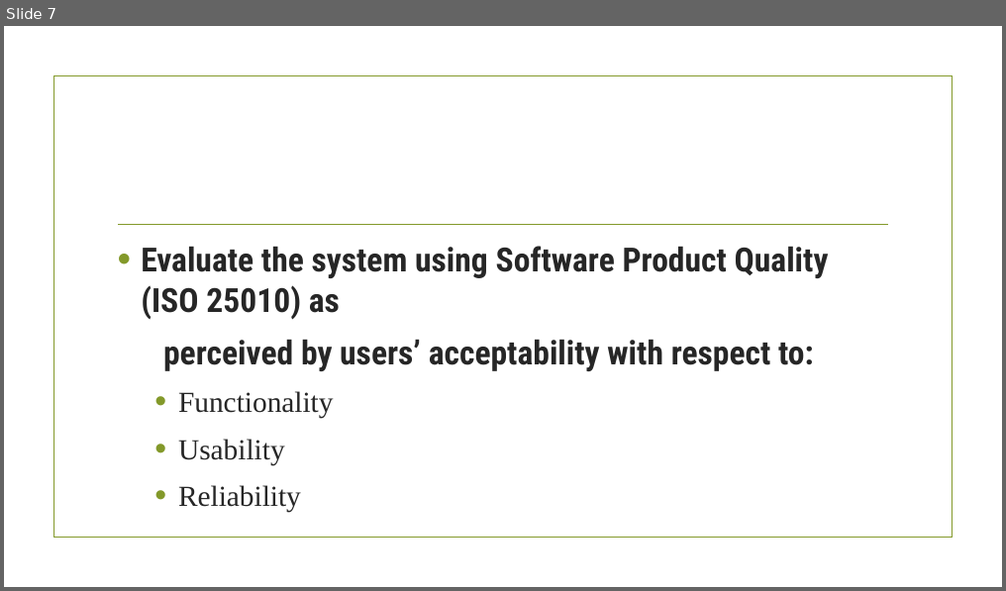
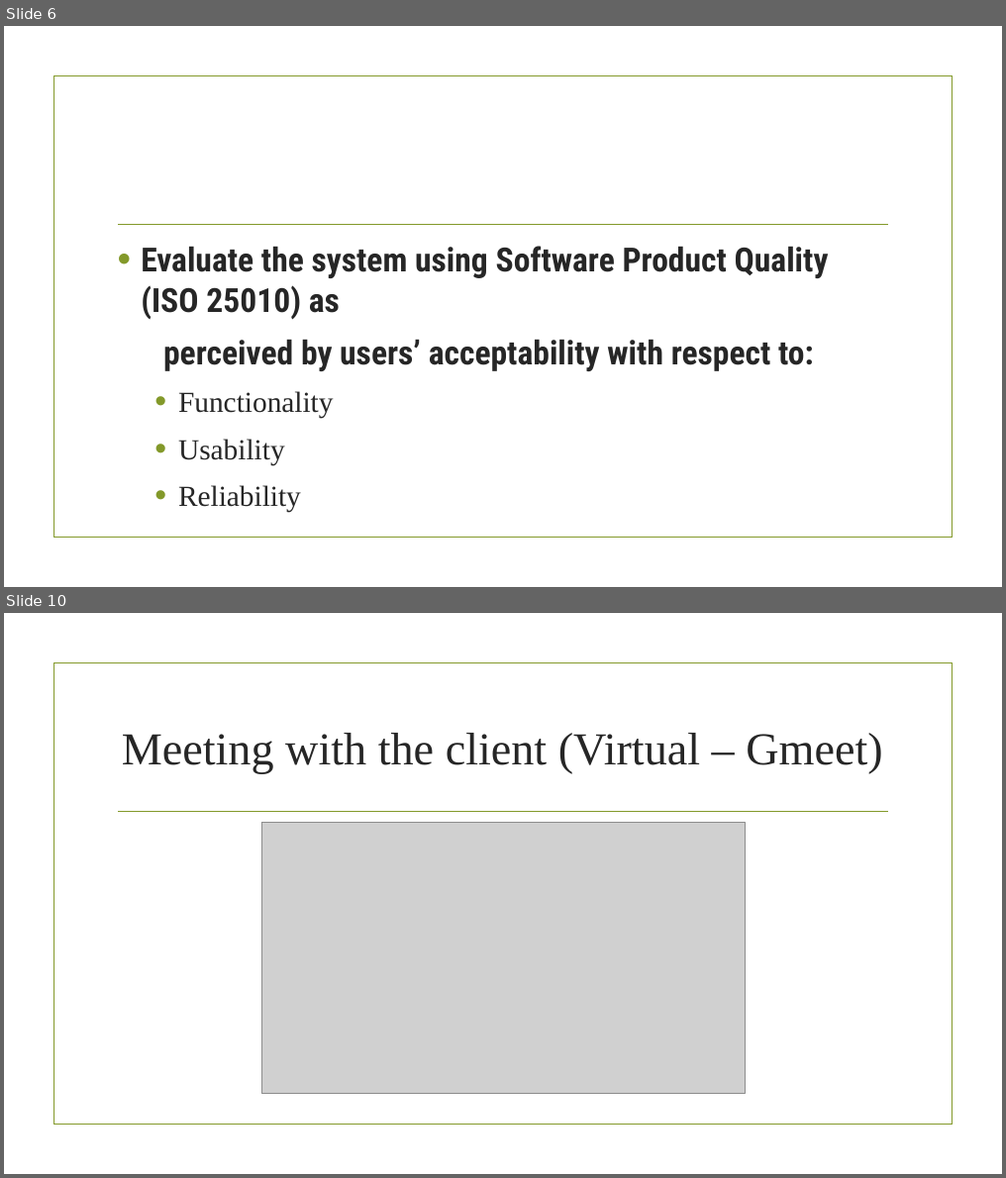
Before and after one commit to taongnyebe/BSCS-3-Profiling-System, a slide deck: Documentations/kath/Presentation-of-chapter-1.pptx. Shown one above the other, each under a label of ours: slide 7 before the commit, slides 6 and 10 after it; the slides between them are not shown. The pictures are 1006x591 and 1006x1178 pixels, drawn with LibreOffice and Linux fonts; fonts in the diff are those of the drawing; grey boxes stand for pictures; background and template pictures are left out. Boxes give left, top, right and bottom in pixels: in the first picture for what was removed or moved away, otherwise in the second. Text is boxed around its words. In the diff, an @@ line names an element or a change of style, - is before the commit and + after.

```diff
--- a/Documentations/kath/Presentation-of-chapter-1.pptx
+++ b/Documentations/kath/Presentation-of-chapter-1.pptx
@@ slide 10 added at (x1=4, y1=613, x2=1002, y2=1174), background picture (left out); not listed: 2 template elements that a slide beside it also shows @@
@@ title added at (x1=122, y1=733, x2=882, y2=773), 44 pt, text #262626 @@
+Meeting with the client (Virtual – Gmeet)
@@ picture added at (x1=261, y1=823, x2=745, y2=1094) @@
@@ what was slide 7 is now slide 6 @@
```
Also in this commit, not shown: 7 slides changed, 1 slide removed, 8 other files.
